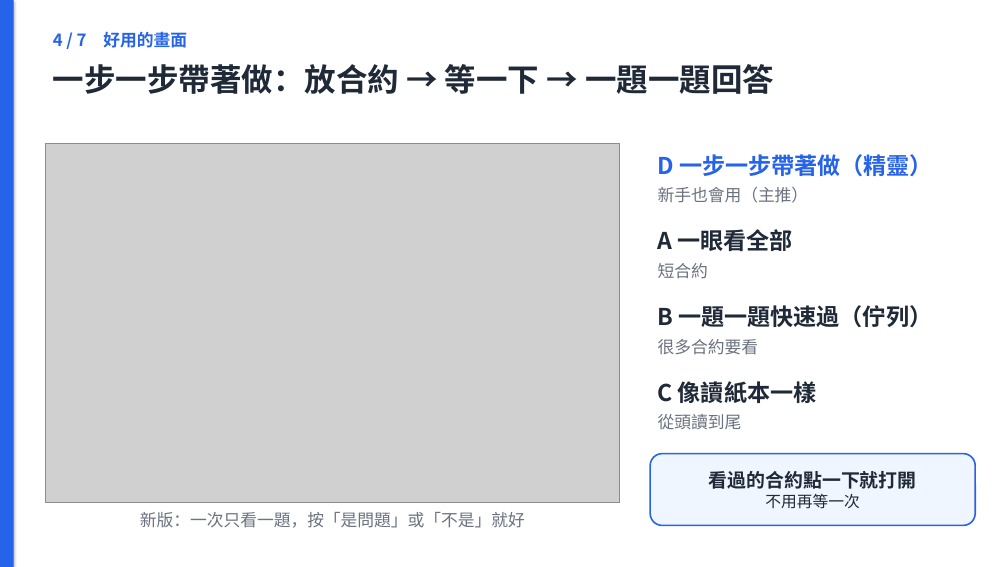
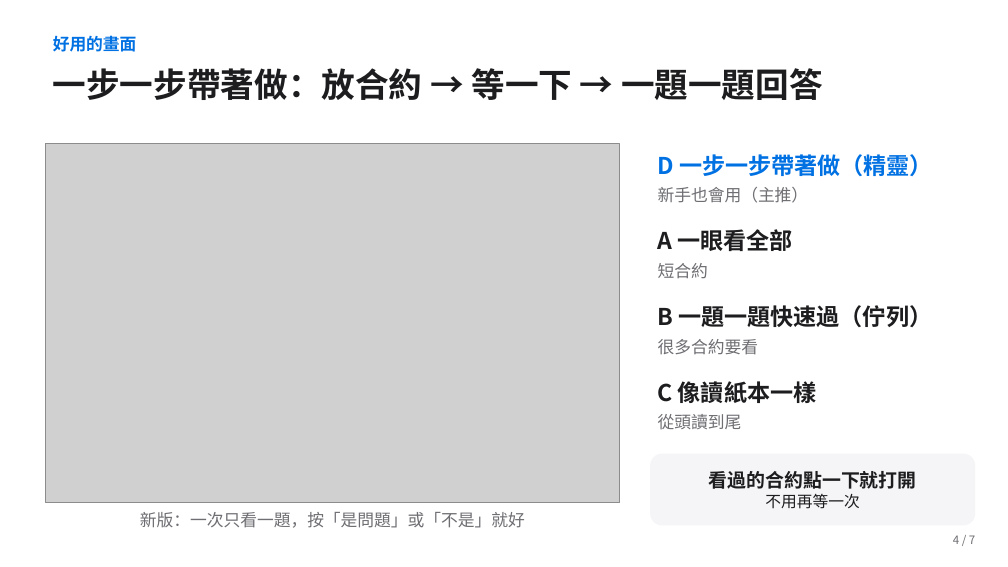
Before and after one commit to jaylooloomi/contract-check, a slide deck: slide 6 of docs/deck/合約外規檢查_簡報.pptx. Drawn at 1008x567 pixels with LibreOffice and Linux fonts; fonts in the diff are those of the drawing; grey boxes stand for pictures. Boxes give left, top, right and bottom in pixels: in the first picture for what was removed or moved away, otherwise in the second. Text is boxed around its words. In the diff, an @@ line names an element or a change of style, - is before the commit and + after.

```diff
--- a/docs/deck/合約外規檢查_簡報.pptx
+++ b/docs/deck/合約外規檢查_簡報.pptx
@@ rectangle removed at [0, 0, 14, 567] @@
@@ text at [53, 35, 137, 52]: text changed; text colour #2563EB to #0071E3 @@
-4 / 7 好用的畫面
+好用的畫面
@@ text "一步一步帶著做：放合約 → 等一下 → 一題一題回答" at [53, 68, 823, 100]: size 30 to 32 pt, text colour #1F2937 to #1D1D1F @@
@@ text "D 一步一步帶著做（精靈）" at [658, 154, 933, 176]: text colour #2563EB to #0071E3 @@
@@ text colour #1F2937 to #1D1D1F in 3 elements at [658, 229, 793, 251], [658, 305, 933, 327], [658, 381, 816, 403] @@
@@ rounded rectangle "看過的合約點一下就打開" at [650, 454, 975, 526]: text colour #1F2937 to #1D1D1F; fill #EFF6FF to #F5F5F7; outline #2563EB 1.5 pt to none @@
@@ text added at [953, 535, 975, 544], 11 pt, text #6E6E73 @@
+4 / 7
```
Also in this commit, not shown: 9 other slides changed, 13 other files.
